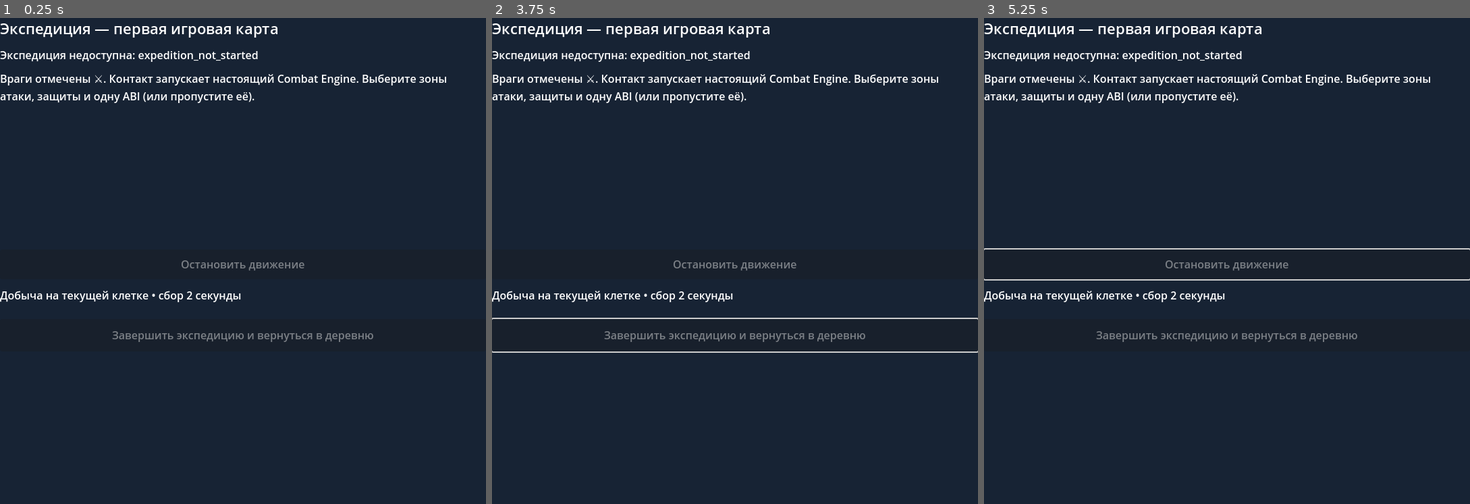
Above: before the commit, frames 1-3 (left to right).
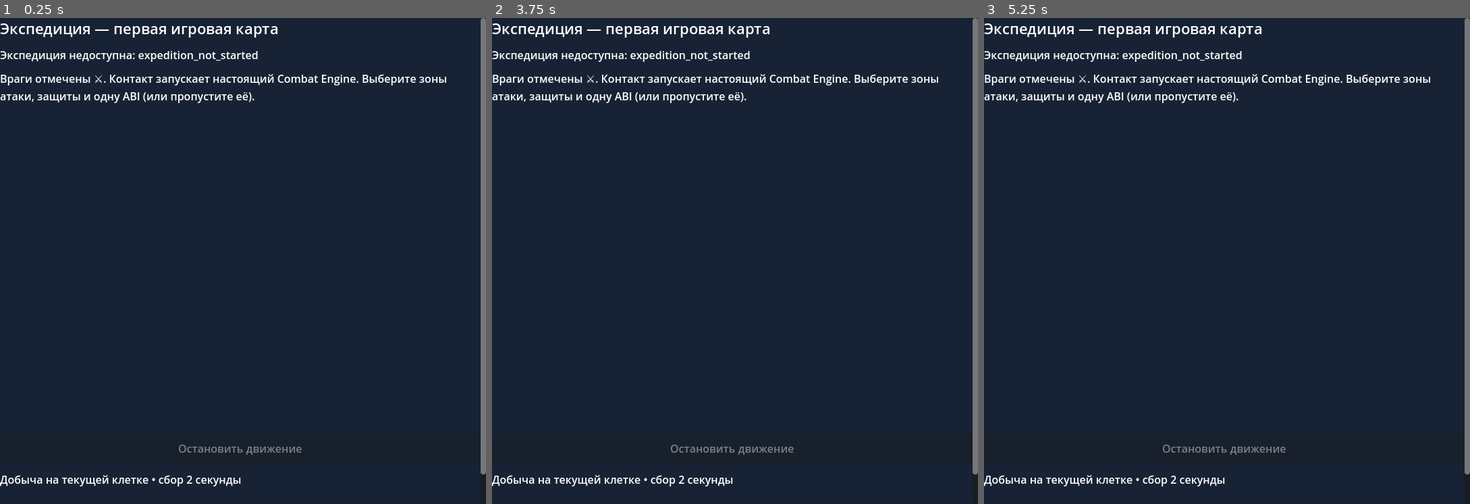
Above: after the commit, the same moments.

Repository: Archoniou1987/Battle-of-Artheon
Game: Godot game, scene res://scenes/main/solo_live_map.tscn
The game is run twice, just before and just after one commit, with the same random seed, the same clock (stepped at 60 frames per second) and the same inputs. This scene is started directly instead of the project's main scene.
Inputs (mouse positions are in pixels of both pictures, inside the frame that each line leads up to):
- Up to frame 1 (0.25 s): no input
- Up to frame 2 (3.75 s): tap Enter at 0.5, 2, 3.5 s; move the mouse to (841, 236) at 0.52 s; click (841, 236) at 0.67 s; tap Space at 1.25, 2.75 s; drag from (637, 285) to (710, 358) at 1.27 s; move the mouse to (783, 154) at 2.02 s; click (783, 154) at 2.17 s; drag from (710, 358) to (589, 188) at 2.77 s; move the mouse to (880, 333) at 3.52 s; click (880, 333) at 3.67 s
- Up to frame 3 (5.25 s): tap Space at 4.25 s; drag from (1081, 188) to (1154, 139) at 4.27 s; move the mouse to (1251, 261) at 5.02 s; click (1251, 261) at 5.17 s

The runs differ from the first frame. In frame 1, 2.5% of the frame differs, in the area x 0-100%, y 0-97%; in frame 2, 3.1%; in frame 3, 3.1%.

Commit message:
ui(map): restore approved square viewport with bottom-right overlay minimap and safe legacy upgrade action

Diff:
--- a/scenes/main/solo_live_map.gd
+++ b/scenes/main/solo_live_map.gd
@@ -7,9 +7,10 @@
 
 var session: SoloLiveMapSession
 var status_label: Label
-var tile_container: GridContainer
 var hex_canvas: DebugMapCanvas
 var mini_map: DebugMiniMap
+var map_panel: Control
+var legacy_upgrade_button: Button
 var route_steps: Array[Vector2i] = []
 var route_target := Vector2i(-1,-1)
 var route_running := false
@@ -156,22 +157,44 @@
 	combat_log_label = Label.new()
 	combat_log_label.autowrap_mode = TextServer.AUTOWRAP_WORD_SMART
 	combat_panel.add_child(combat_log_label)
+	# Approved diagnostic-map composition: a clipped map viewport with
+	# a small square mini-map OVER the bottom-right corner.
+	map_panel = Control.new()
+	map_panel.name = "LiveMapPanel"
+	map_panel.size_flags_horizontal = Control.SIZE_EXPAND_FILL
+	map_panel.custom_minimum_size.y = 430.0
+	map_panel.clip_contents = true
+	root.add_child(map_panel)
 	map_scroller = ScrollContainer.new()
-	map_scroller.size_flags_horizontal = Control.SIZE_EXPAND_FILL
+	map_scroller.name = "LiveMapScroll"
+	map_scroller.set_anchors_and_offsets_preset(Control.PRESET_FULL_RECT)
 	map_scroller.horizontal_scroll_mode = ScrollContainer.SCROLL_MODE_AUTO
-	map_scroller.vertical_scroll_mode = ScrollContainer.SCROLL_MODE_DISABLED
-	root.add_child(map_scroller)
-	# Reuse the established hex canvas rather than rendering square buttons.
-	# Map ownership, combat and persistence remain exclusively in SoloLiveMapSession.
+	map_scroller.vertical_scroll_mode = ScrollContainer.SCROLL_MODE_AUTO
+	map_panel.add_child(map_scroller)
+	map_scroller.set_anchors_and_offsets_preset(Control.PRESET_FULL_RECT)
+	# Production and diagnostic map share EXACTLY the same hex canvas.
 	hex_canvas = DebugMapCanvas.new()
 	hex_canvas.name = "LiveHexMapCanvas"
-	hex_canvas.HEX_SIZE = 26.0
+	hex_canvas.HEX_SIZE = 28.0
 	hex_canvas.hex_selected.connect(_select_hex_destination)
 	map_scroller.add_child(hex_canvas)
 	mini_map = DebugMiniMap.new()
 	mini_map.name = "LiveMiniMap"
-	mini_map.custom_minimum_size = Vector2(145,145)
-	root.add_child(mini_map)
+	mini_map.mouse_filter = Control.MOUSE_FILTER_IGNORE
+	map_panel.add_child(mini_map)
+	mini_map.set_anchors_and_offsets_preset(Control.PRESET_BOTTOM_RIGHT)
+	mini_map.offset_left = -165.0
+	mini_map.offset_top = -165.0
+	mini_map.offset_right = -10.0
+	mini_map.offset_bottom = -10.0
+	# Only old saved 12x12 worlds expose an explicit opt-in transition.
+	legacy_upgrade_button = Button.new()
+	legacy_upgrade_button.name = "GenerateModernHexMap"
+	legacy_upgrade_button.text = "Открыть полноценную карту 20×20"
+	legacy_upgrade_button.custom_minimum_size.y = 48.0
+	legacy_upgrade_button.visible = false
+	legacy_upgrade_button.pressed.connect(_upgrade_legacy_map)
+	root.add_child(legacy_upgrade_button)
 	route_label = Label.new()
 	route_label.autowrap_mode = TextServer.AUTOWRAP_WORD_SMART
 	root.add_child(route_label)
@@ -208,7 +231,10 @@
 func _refresh() -> void:
 	if session == null:
 		return
-	_set_status("Позиция: %s   •   Персонаж: %s" % [str(session.expedition.player_position),session.character.display_name])
+	_set_status("Позиция: %s   •   Персонаж: %s%s" % [str(session.expedition.player_position),session.character.display_name," • Старая карта 12×12" if session.generated_content.is_empty() else " • "+String(session.expedition.world_state[SoloLiveMapSession.MAP_INSTANCE_KEY]["instance_id"])])
+	if legacy_upgrade_button != null:
+		legacy_upgrade_button.visible = session.generated_content.is_empty()
+		legacy_upgrade_button.disabled = pickup_active or live_combat != null or FileAccess.file_exists(MANIFEST)
 	_refresh_combat_controls()
 	for node in ground_list.get_children():
 		ground_list.remove_child(node)
@@ -227,6 +253,23 @@
 		empty.text = "Здесь нет доступной добычи."
 		ground_list.add_child(empty)
 	_refresh_hex_canvas()
+
+func _upgrade_legacy_map() -> void:
+	if session == null or not session.generated_content.is_empty() or live_combat != null or pickup_active or FileAccess.file_exists(MANIFEST):
+		return
+	_stop_route()
+	var converted := SoloGameStateService.upgrade_legacy_map(SAVE,PLAYER,MANIFEST)
+	if not bool(converted.get("ok",false)):
+		var reason := String(converted.get("reason","unknown"))
+		_set_status("Переход на новую карту запрещён: "+("сначала соберите добычу на старой карте." if reason=="legacy_loot_must_be_collected" else reason))
+		return
+	var id := SoloTownExpeditionBridge.expedition_id_for_player(PLAYER)
+	var opened := SoloLiveMapSession.open(SAVE,MANIFEST,id,PLAYER)
+	if not bool(opened.get("ok",false)):
+		_set_status("Не удалось открыть новую карту: "+String(opened.get("reason","unknown")))
+		return
+	session = opened["session"]
+	_refresh()
 
 func _select_hex_destination(target: Vector2i) -> void:
 	if session == null or pickup_active or live_combat != null or FileAccess.file_exists(MANIFEST):
